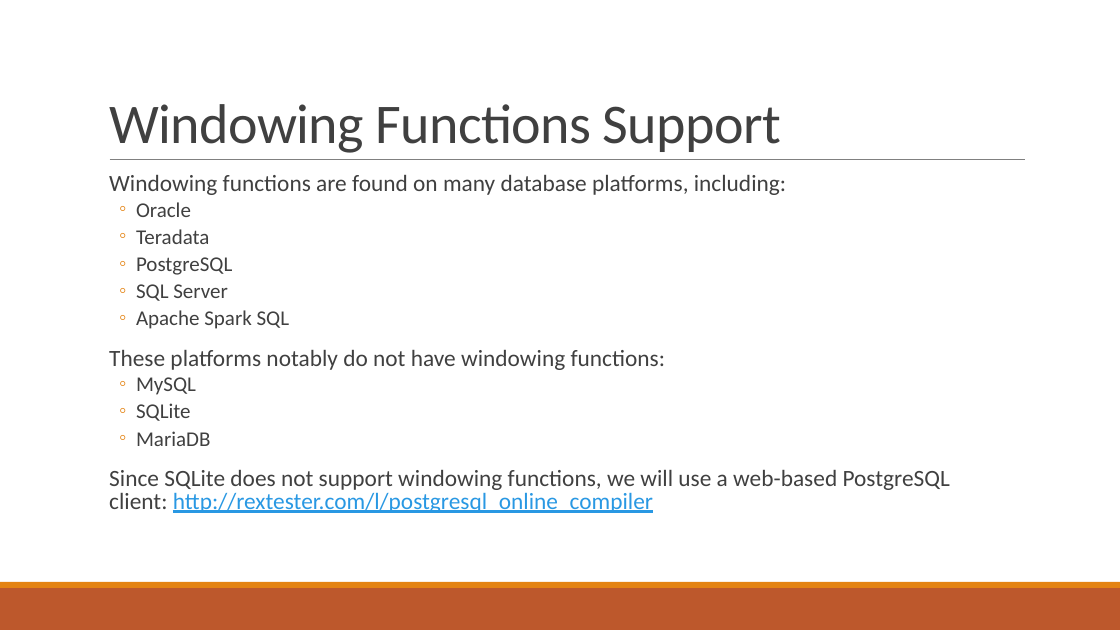
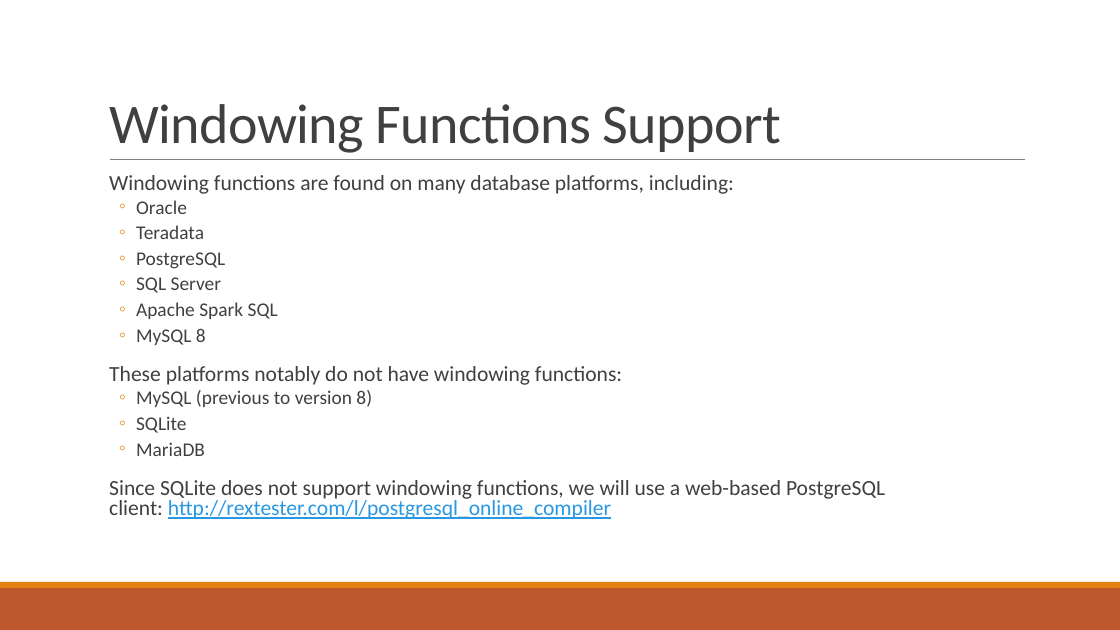
Before and after one commit to thomasnield/oreilly_intermediate_sql_for_data, a slide deck: slide 10 of oreilly_advanced_sql_for_data_analysis.pptx. Drawn at 1120x630 pixels with LibreOffice and Linux fonts; fonts in the diff are those of the drawing. Boxes give left, top, right and bottom in pixels: in the first picture for what was removed or moved away, otherwise in the second. Text is boxed around its words. In the diff, an @@ line names an element or a change of style, - is before the commit and + after.

```diff
--- a/oreilly_advanced_sql_for_data_analysis.pptx
+++ b/oreilly_advanced_sql_for_data_analysis.pptx
@@ text at [109, 175, 885, 519]: size 20 to 18.5 pt in "Windowing functions are found on many database ...", "These platforms notably do not have windowing ...", "Since SQLite does not support windowing functions, ..."; size 18 to 16.6 pt in "Oracle", "Teradata", "PostgreSQL", "SQL Server" and 3 more places @@
@@ text at [136, 328, 206, 345]: paragraph added @@
+  ◦ MySQL 8
@@ text at [136, 390, 372, 407]: text changed; size 18 to 16.6 pt @@
-  ◦ MySQL
+  ◦ MySQL (previous to version 8)
```
Also in this commit, not shown: 1 other file.
